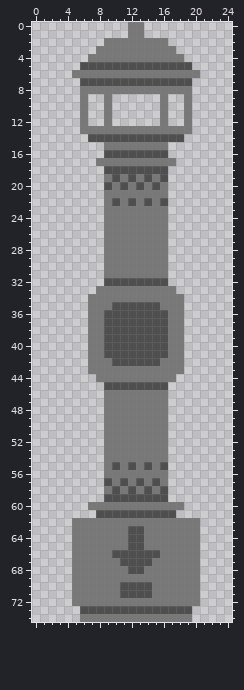
One commit to this sprite sheet: assets/tilesets/lantern.png. Above: the version before the commit.
The file is 25x75 pixels.
New version:
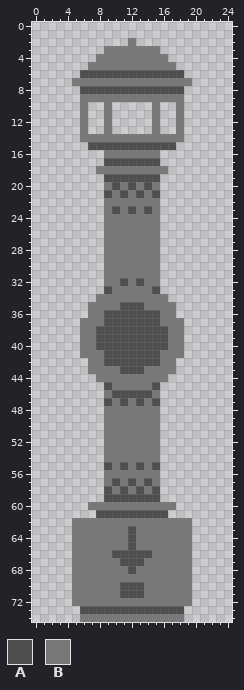
Palette (. is transparent): A #4f4f4f  B #787878
Commit: Fix lantern compass off-by-1-pixel issue
The edit:
@@ x 0..24 @@
- 0 ............BB...........
- 1 ............BB...........
- 2 .........BBBBBBBB........
- 3 ........BBBBBBBBBB.......
- 4 .......BBBBBBBBBBBB......
- 5 ......AAAAAAAAAAAAAA.....
- 6 .....BBBBBBBBBBBBBBBB....
- 7 ......AAAAAAAAAAAAAA.....
- 8 ......BBBBBBBBBBBBBB.....
- 9 ......B..B......B..B.....
-10 ......B..B......B..B.....
-11 ......B..B......B..B.....
-12 ......B..B......B..B.....
-13 ......BBBBBBBBBBBBBB.....
-14 .......AAAAAAAAAAAA......
-15 .........BBBBBBBB........
-16 .........AAAAAAAA........
-17 ........BBBBBBBBBB.......
-18 .........AAAAAAAA........
-19 .........BABABABA........
-20 .........ABABABAB........
-21 .........BBBBBBBB........
-22 .........BABABABA........
-23 .........BBBBBBBB........
-24 .........BBBBBBBB........
-25 .........BBBBBBBB........
-26 .........BBBBBBBB........
-27 .........BBBBBBBB........
-28 .........BBBBBBBB........
-29 .........BBBBBBBB........
-30 .........BBBBBBBB........
-31 .........BBBBBBBB........
-32 .........AAAAAAAA........
-33 ........BBBBBBBBBB.......
-34 .......BBBBBBBBBBBB......
-35 .......BBBAAAAAABBB......
-36 .......BBAAAAAAAABB......
-37 .......BBAAAAAAAABB......
-38 .......BBAAAAAAAABB......
-39 .......BBAAAAAAAABB......
-40 .......BBAAAAAAAABB......
-41 .......BBAAAAAAAABB......
-42 .......BBBAAAAAABBB......
-43 .......BBBBBBBBBBBB......
-44 ........BBBBBBBBBB.......
-45 .........AAAAAAAA........
-46 .........BBBBBBBB........
-47 .........BBBBBBBB........
-48 .........BBBBBBBB........
-49 .........BBBBBBBB........
-50 .........BBBBBBBB........
-51 .........BBBBBBBB........
-52 .........BBBBBBBB........
-53 .........BBBBBBBB........
-54 .........BBBBBBBB........
-55 .........BABABABA........
-56 .........BBBBBBBB........
-57 .........ABABABAB........
-58 .........BABABABA........
-59 .........AAAAAAAA........
-60 .......BBBBBBBBBBBB......
-61 ........AAAAAAAAAA.......
-62 .....BBBBBBBBBBBBBBBB....
-63 .....BBBBBBBAABBBBBBB....
-64 .....BBBBBBBAABBBBBBB....
-65 .....BBBBBBBAABBBBBBB....
-66 .....BBBBBAAAAAABBBBB....
-67 .....BBBBBBAAAABBBBBB....
-68 .....BBBBBBBAABBBBBBB....
-69 .....BBBBBBBBBBBBBBBB....
-70 .....BBBBBBAAAABBBBBB....
-71 .....BBBBBBAAAABBBBBB....
-72 .....BBBBBBBBBBBBBBBB....
-73 ......AAAAAAAAAAAAAA.....
-74 ......BBBBBBBBBBBBBB.....
+ 0 .........................
+ 1 .........................
+ 2 ............B............
+ 3 .........BBBBBBB.........
+ 4 ........BBBBBBBBB........
+ 5 .......BBBBBBBBBBB.......
+ 6 ......AAAAAAAAAAAAA......
+ 7 .....BBBBBBBBBBBBBBB.....
+ 8 ......AAAAAAAAAAAAA......
+ 9 ......BBBBBBBBBBBBB......
+10 ......B..B.....B..B......
+11 ......B..B.....B..B......
+12 ......B..B.....B..B......
+13 ......B..B.....B..B......
+14 ......BBBBBBBBBBBBB......
+15 .......AAAAAAAAAAA.......
+16 .........BBBBBBB.........
+17 .........AAAAAAA.........
+18 ........BBBBBBBBB........
+19 .........AAAAAAA.........
+20 .........BABABAB.........
+21 .........ABABABA.........
+22 .........BBBBBBB.........
+23 .........BABABAB.........
+24 .........BBBBBBB.........
+25 .........BBBBBBB.........
+26 .........BBBBBBB.........
+27 .........BBBBBBB.........
+28 .........BBBBBBB.........
+29 .........BBBBBBB.........
+30 .........BBBBBBB.........
+31 .........BBBBBBB.........
+32 .........BBABABB.........
+33 .........ABBBBBA.........
+34 ........BBBBBBBBB........
+35 .......BBBBAAABBBB.......
+36 .......BBAAAAAAABB.......
+37 ......BBBAAAAAAABBB......
+38 ......BBAAAAAAAAABB......
+39 ......BBAAAAAAAAABB......
+40 ......BBAAAAAAAAABB......
+41 ......BBBAAAAAAABBB......
+42 .......BBAAAAAAABB.......
+43 .......BBBBAAABBBB.......
+44 ........BBBBBBBBB........
+45 .........ABBBBBA.........
+46 .........BAAAAAB.........
+47 .........ABABABA.........
+48 .........BBBBBBB.........
+49 .........BBBBBBB.........
+50 .........BBBBBBB.........
+51 .........BBBBBBB.........
+52 .........BBBBBBB.........
+53 .........BBBBBBB.........
+54 .........BBBBBBB.........
+55 .........ABABABA.........
+56 .........BBBBBBB.........
+57 .........BABABAB.........
+58 .........ABABABA.........
+59 .........AAAAAAA.........
+60 .......BBBBBBBBBBB.......
+61 ........AAAAAAAAA........
+62 .....BBBBBBBBBBBBBBB.....
+63 .....BBBBBBBABBBBBBB.....
+64 .....BBBBBBBABBBBBBB.....
+65 .....BBBBBBBABBBBBBB.....
+66 .....BBBBBAAAAABBBBB.....
+67 .....BBBBBBAAABBBBBB.....
+68 .....BBBBBBBABBBBBBB.....
+69 .....BBBBBBBBBBBBBBB.....
+70 .....BBBBBBAAABBBBBB.....
+71 .....BBBBBBAAABBBBBB.....
+72 .....BBBBBBBBBBBBBBB.....
+73 ......AAAAAAAAAAAAA......
+74 ......BBBBBBBBBBBBB......
Boxes around the changes in both pictures, in picture pixels (x1, y1, x2, y2):
changed: (72, 22, 200, 622)
